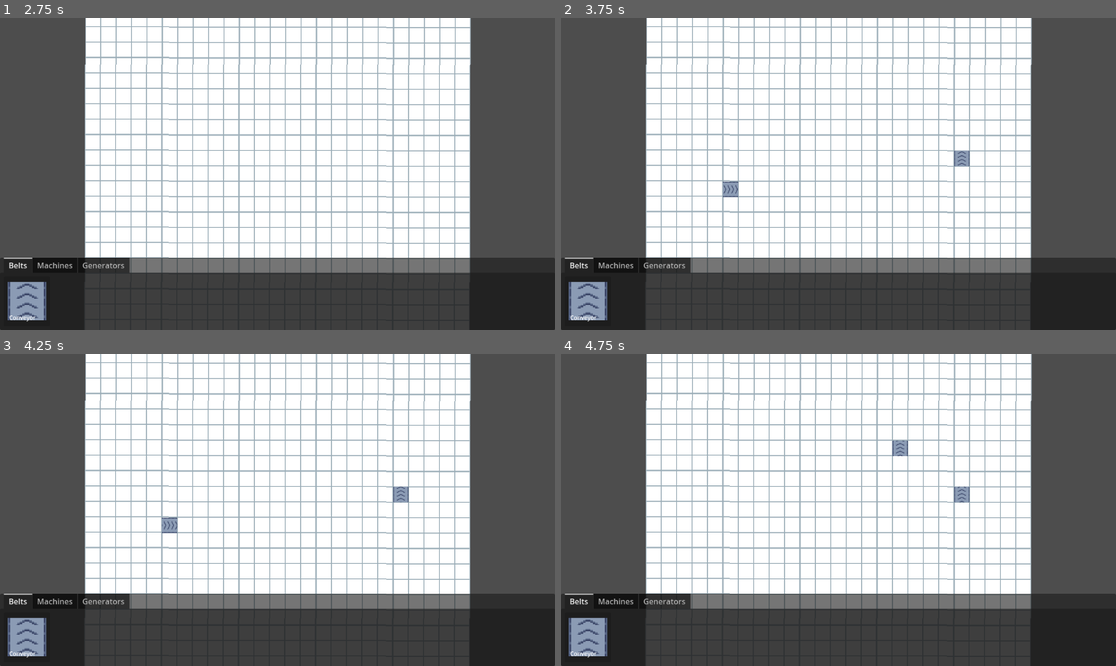
Above: before the commit, frames 1-4 (two rows, left to right).
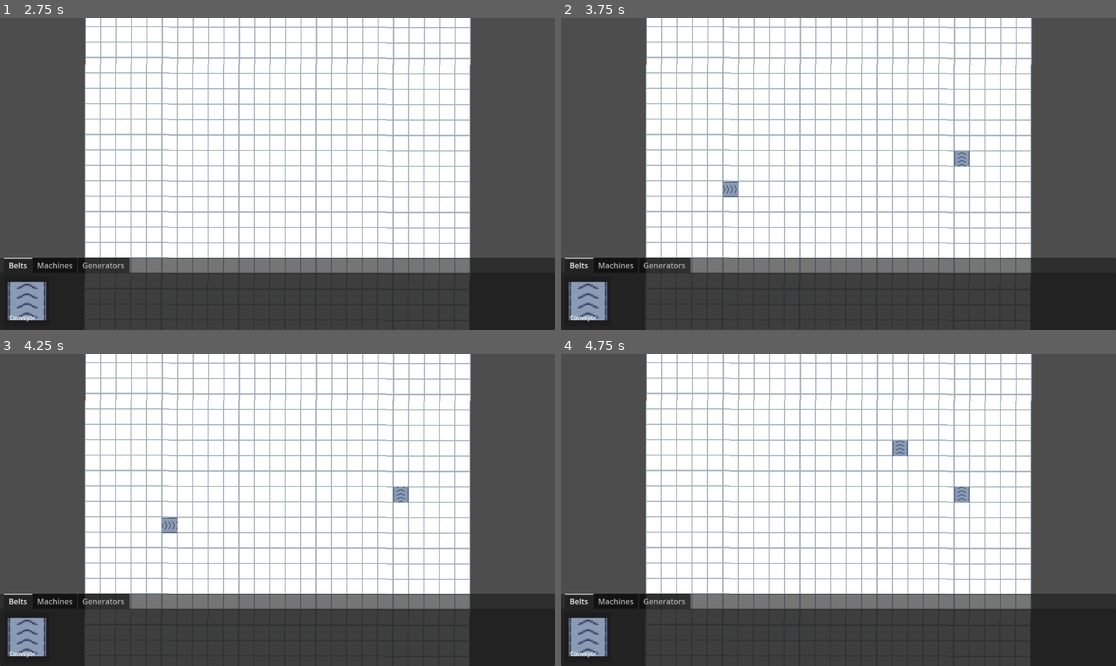
Above: after the commit, the same moments.

Repository: JeroenoBoy/Uncraft
Game: Godot game, scene res://Scenes/Game.tscn
The game is run twice, just before and just after one commit, with the same random seed, the same clock (stepped at 60 frames per second) and the same inputs.
Inputs (mouse positions are in pixels of both pictures, inside the frame that each line leads up to):
- Up to frame 1 (2.75 s): click (27, 301) at 0.5 s; click (27, 301) at 1.25 s; click (27, 301) at 2 s
- Up to frame 2 (3.75 s): tap Enter at 2.75 s; move the mouse to (960, 158) at 2.77 s; click (960, 158) at 2.85 s; move the mouse to (727, 189) at 3.52 s; tap E (build_rotate_clockwise) at 3.6 s
- Up to frame 3 (4.25 s): no input
- Up to frame 4 (4.75 s): move the mouse to (894, 441) at 4.27 s; tap Q (building_rotate_anti_clockwise) at 4.35 s

Frame 1 is identical in both runs. In frame 2, less than 0.1% of the frame differs, in the area x 29-73%, y 42-57%; in frame 3, less than 0.1%; in frame 4, less than 0.1%, in the area x 60-73%, y 27-48%.
Error in both runs: Attempt to call function 'dir_exists' in base 'null instance' on a null instance. (res://Scripts/UI/ItemSelector/ItemSelectorCategory.gd:10)

Commit message:
increase conveyor speed

Diff:
--- a/Assets/Sprites/Conveyor_anim.tres
+++ b/Assets/Sprites/Conveyor_anim.tres
@@ -35,5 +35,5 @@
 }],
 "loop": true,
 "name": &"default",
-"speed": 10.0
+"speed": 14.0
 }]
--- a/Scenes/Objects/Factories/Buildings/Conveyor.tscn
+++ b/Scenes/Objects/Factories/Buildings/Conveyor.tscn
@@ -7,6 +7,7 @@
 
 [node name="Conveyor" type="Node2D" groups=["ConveyorOuput"]]
 script = ExtResource("3_gjdpt")
+conveyor_speed = 1.0
 
 [node name="AnimatedSprite2D" type="AnimatedSprite2D" parent="." groups=["Conveyor"]]
 sprite_frames = ExtResource("2_000hi")
